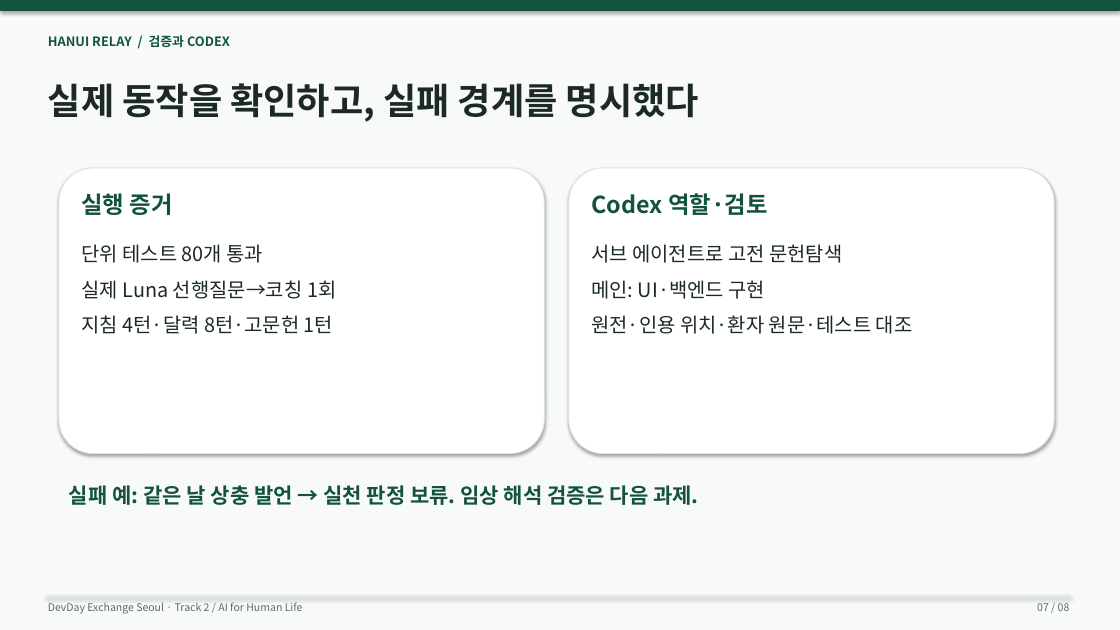
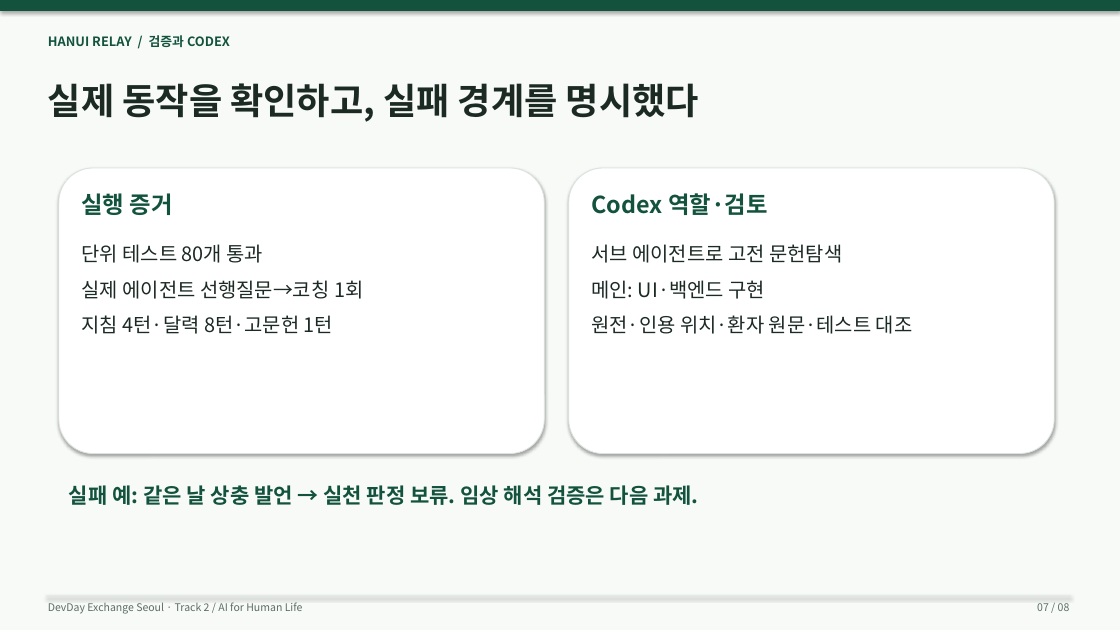
Before and after one commit to wlsalswo14/devday-hanui-relay, a slide deck: slide 7 of presentations/Hanui-Relay-4min.pptx. Drawn at 1120x630 pixels with LibreOffice and Linux fonts; fonts in the diff are those of the drawing. Boxes give left, top, right and bottom in pixels: in the first picture for what was removed or moved away, otherwise in the second. Text is boxed around its words. In the diff, an @@ line names an element or a change of style, - is before the commit and + after.

Commit message:
Unify agent wording and yes-no coaching across both presentation decks

```diff
--- a/presentations/Hanui-Relay-4min.pptx
+++ b/presentations/Hanui-Relay-4min.pptx
@@ text at <box>81,280,363,299</box>: text changed @@
-실제 Luna 선행질문→코칭 1회
+실제 에이전트 선행질문→코칭 1회
```
Also in this commit, not shown: 2 other slides changed, 7 other files.
